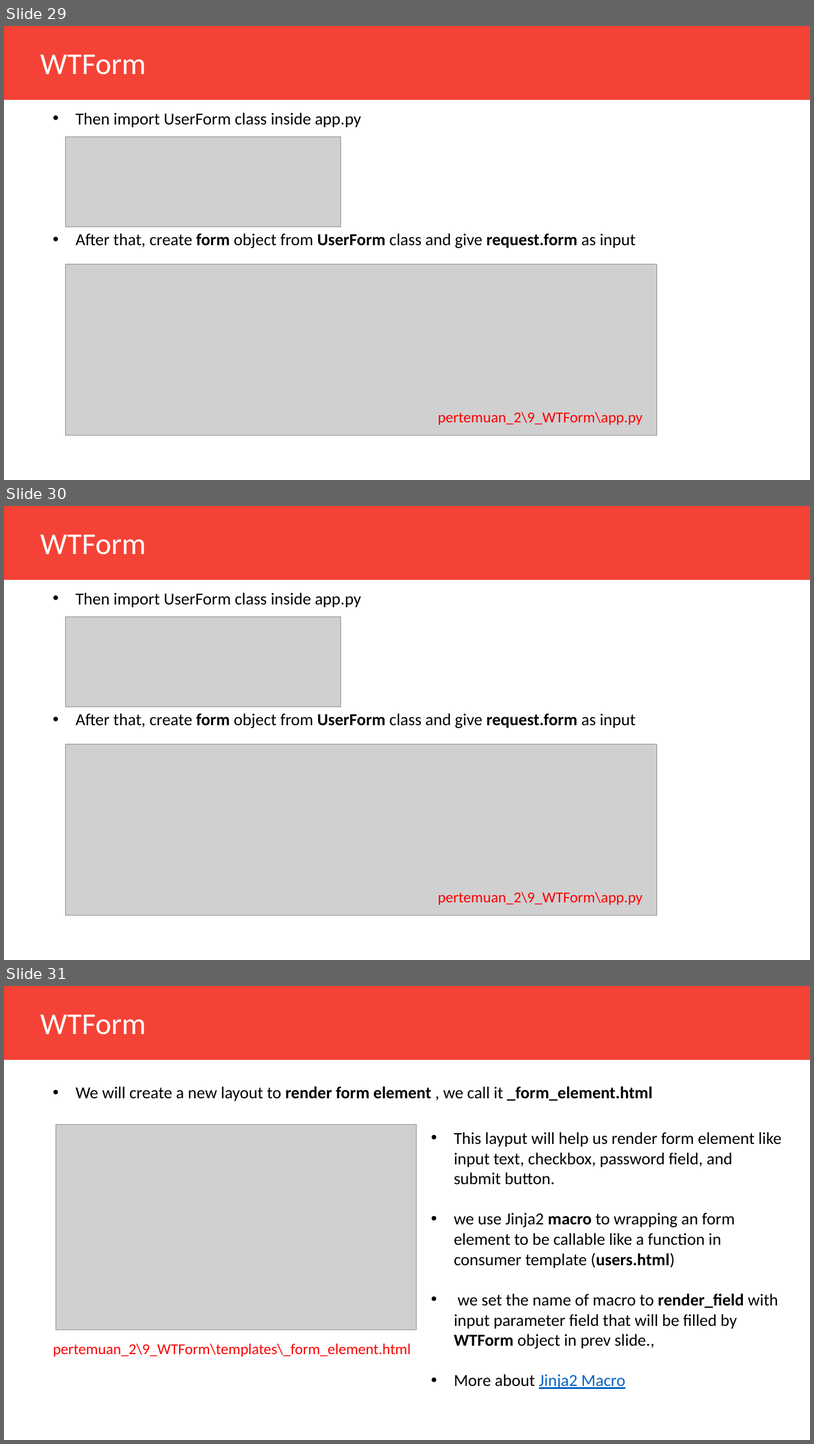
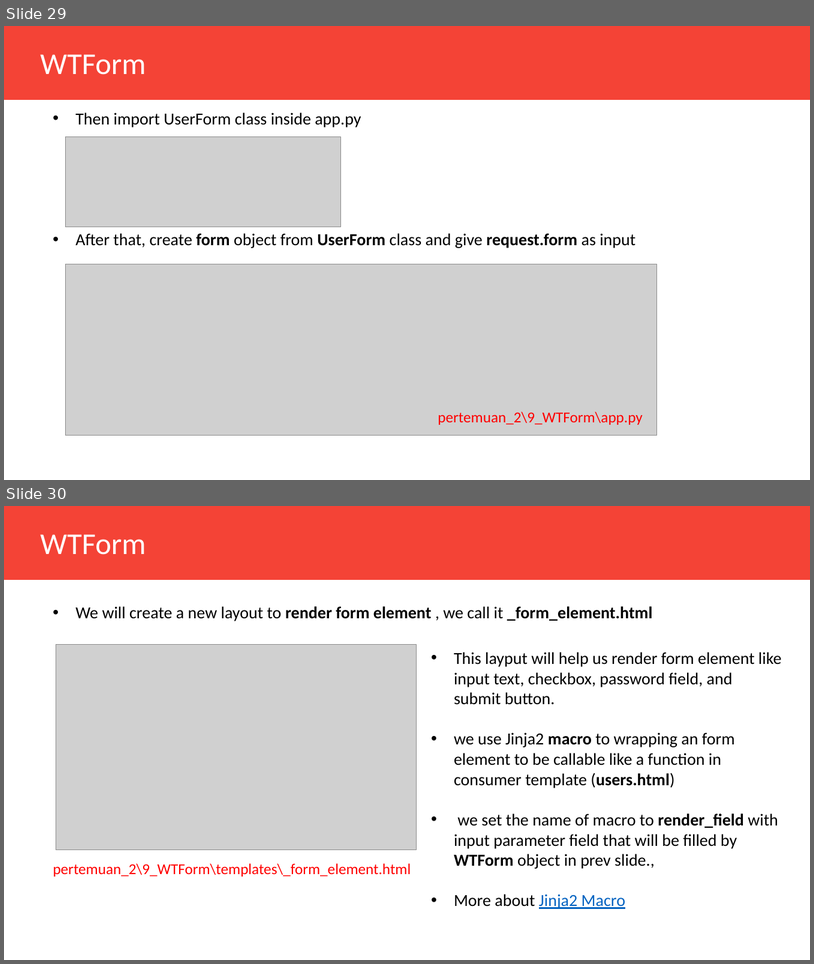
Before and after one commit to Muhammad-Yunus/Flask-Web-Development, a slide deck: pertemuan_2/Pertemuan_2.pptx. Shown one above the other, each under a label of ours: slides 29, 30 and 31 before the commit, slides 29 and 30 after it. The pictures are 814x1444 and 814x964 pixels, drawn with LibreOffice and Linux fonts; fonts in the diff are those of the drawing; grey boxes stand for pictures. Boxes give left, top, right and bottom in pixels: in the first picture for what was removed or moved away, otherwise in the second. Text is boxed around its words. In the diff, an @@ line names an element or a change of style, - is before the commit and + after.

```diff
--- a/pertemuan_2/Pertemuan_2.pptx
+++ b/pertemuan_2/Pertemuan_2.pptx
@@ slide 30 removed at box(4, 506, 810, 960), background #FFFFFF @@
@@ rectangle removed at box(4, 506, 810, 580) @@
@@ text removed at box(40, 534, 146, 555) @@
-WTForm
@@ text removed at box(75, 592, 636, 728) @@
-• Then import UserForm class inside app.py
-• After that, create form object from UserForm class and give request.form as input
@@ picture removed at box(66, 617, 341, 707) @@
@@ picture removed at box(66, 744, 657, 915) @@
@@ text removed at box(438, 891, 642, 904) @@
-pertemuan_2\9_WTForm\app.py
@@ what was slide 31 is now slide 30 @@
```
Also in this commit, not shown: 2 slides changed, 7 other files.
